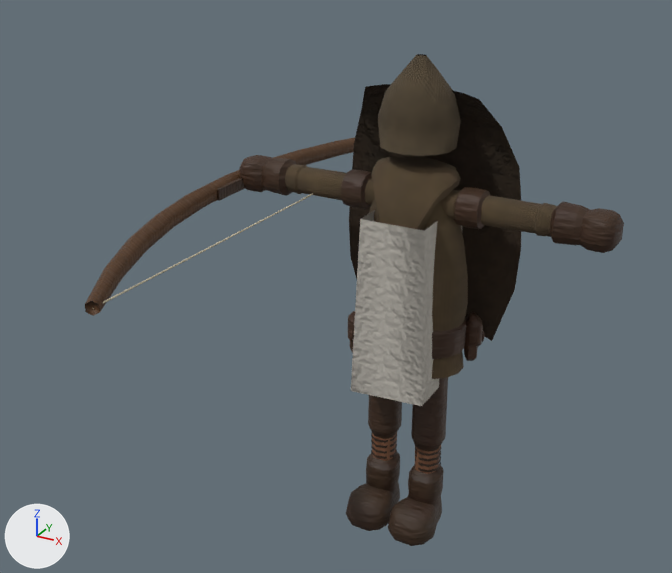
Before and after pictures for a commit that changed the glTF model csharp/Unciv.Godot/Packs/units/models/unit/Longbowman.glb.
Camera for both pictures: a camera (50 mm lens) standing at (0.585, -1.327, 1.099) and looking at (-0.102, -0.079, 0.475). Every picture has the same lights, and +X, +Y and +Z are marked at lower left. The older version comes first. Where no turn or scale is listed for an object, it has been applied to the vertices. Vertices at exactly the same position are counted once.

Names of what the first picture shows: 'Bow', 'Rogue_Cape', 'Warrior'.
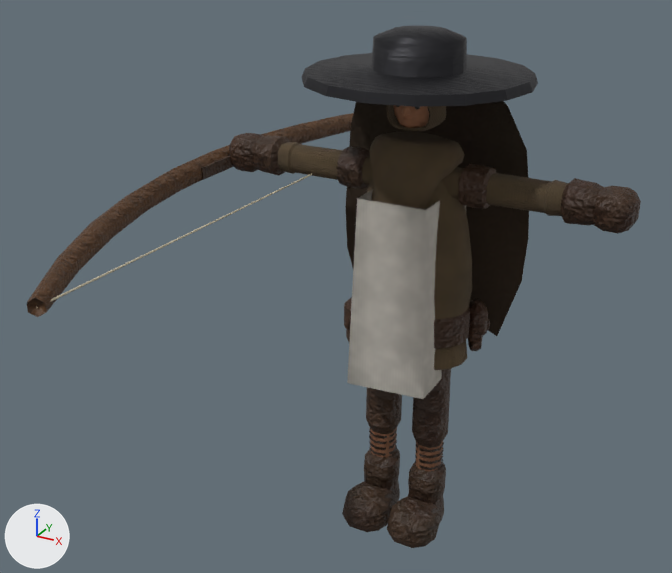
Where the newer file only moved an object's origin or applied its transform, the numbers keep the older frame.

What differs and where, as boxes [x1, y1, x2, y2] in the pictures (672 x 573 px; the box of a moved part takes in the faces that stretch with it):
'Warrior', reshaped, rescaled (7% wider, 6% taller)
    before: [239, 54, 624, 546]
    after: [229, 26, 641, 548]
'Rogue_Cape', moved, rescaled
    before: [349, 84, 521, 341]
    after: [345, 101, 529, 336]
'Bow', reshaped (21% wider, 15% taller)
    before: [85, 138, 355, 316]
    after: [27, 113, 353, 317]
part 1 of me_mesh_skinned, moved or reshaped
    before: [381, 54, 430, 154]
    after: [302, 26, 447, 103]
part 2 of me_mesh_skinned, recoloured
    before: [378, 55, 461, 156]
    after: [307, 28, 538, 107]
part 3 of me_mesh_skinned, recoloured
    before: [378, 55, 461, 156]
    after: [307, 28, 538, 107]
part 4 of me_mesh_bow, moved or reshaped
    before: [85, 138, 355, 316]
    after: [27, 113, 353, 317]
part 5 of me_mesh_bow, moved or reshaped
    before: [217, 178, 245, 201]
    after: [201, 155, 233, 180]
part 6 of me_mesh_bow, moved or reshaped
    before: [92, 193, 313, 309]
    after: [36, 173, 312, 308]

What the commit changed:
Material 'Iron' (mat_iron) is new.
Uses the picture img_image_2.
Uses the picture img_image_3.
me_mesh_skinned is used by ob_warrior; location (0.0, 0.0, -0.014); scale (0.39, 0.39, 0.39).
me_mesh_skinned had 2388 vertices, 4441 faces and spanned x -0.85..0.85, y -0.25..0.33, z 0.04..2.22.
me_mesh_skinned now has 2398 vertices, 4461 faces and spans x -0.85..0.85, y -0.44..0.44, z 0.04..2.2.
Part 1, on me_mesh_skinned:
6 vertices are removed from x -0.07..0.03, y -0.15..0.02, z 1.85..2.22.
43 faces are deleted.
66 vertices move from x -0.17..0.17, y -0.14..0.19, z 1.85..2.22 to x -0.44..0.44, y -0.44..0.44, z 2.01..2.19.
16 vertices are added at x -0.41..0.07, y -0.43..0.0, z 2.01..2.2.
63 new faces join them, mat_iron.
me_mesh_skinned part 2: 97 kept faces spanning x -0.44..0.44, y -0.44..0.44, z 2.01..2.19 get new vertex colours; the middle colour goes from brown #564935 to dark grey #2e2e32.
me_mesh_skinned part 3: 97 faces spanning x -0.44..0.44, y -0.44..0.44, z 2.01..2.19 switch from mat_cloth to mat_iron.
me_mesh_bow is used by ob_bow; location (-0.264, -0.049, 0.607).
Before the commit, vertices of me_mesh_bow: 68 (0.074, 0.5, -0.002), 70 (0.075, 0.5, 0.0), 71 (0.084, 0.0, -0.002) at pixel (303, 199), 72 (0.084, 0.0, 0.002) at pixel (303, 197), 73 (0.074, 0.5, 0.002).
Before the commit, vertices of me_mesh_bow: 74 (0.083, 0.0, 0.0) at pixel (303, 198), 75 (0.072, 0.5, 0.0), 76 (0.075, -0.5, 0.0) at pixel (93, 308), 77 (0.074, -0.5, -0.002) at pixel (92, 309), 78 (0.074, -0.5, 0.002) at pixel (92, 307).
Before the commit, vertices of me_mesh_bow: 79 (0.072, -0.5, 0.0) at pixel (91, 307), 80 (0.074, -0.5, 0.0) at pixel (92, 308), 81 (0.074, 0.5, 0.0).
me_mesh_bow had 90 vertices, 168 faces and spanned x -0.089..0.086, y -0.504..0.504, z -0.018..0.018.
me_mesh_bow now has 90 vertices, 168 faces and spans x -0.12..0.085, y -0.591..0.595, z 0.014..0.056.
me_mesh_bow part 4: the loose piece of 68 vertices spanning x -0.089..0.082, y -0.504..0.504, z -0.018..0.018 is multiplied about its middle by the matrix ((1.176, 0.0, 0.0), (0.0, 1.176, 0.0), (0.0, 0.0, 1.176)), then moved by (-0.016, 0.002, 0.035).
me_mesh_bow part 5: the loose piece of 8 vertices spanning x -0.075..-0.051, y -0.053..0.053, z -0.01..0.01 is scaled about its middle by (1.06, 1.18, 1.06), then moved by (-0.026, 0.002, 0.035).
Part 6, on me_mesh_bow:
Vertices 76 to 80 of me_mesh_bow move by (-0.002, -0.086, 0.035).
Vertices 68, 70, 73, 75, 81 of me_mesh_bow move by (-0.002, 0.09, 0.035).
Vertices 71, 72, 74 of me_mesh_bow move by (-0.001, 0.002, 0.035).
Vertex 69 of me_mesh_bow moves from (0.086, 0.0, 0.0) at pixel (304, 198) to (0.085, 0.002, 0.035) at pixel (304, 178).
Object 'Warrior' (ob_warrior) is rescaled from (0.39, 0.39, 0.39) to (0.413, 0.413, 0.413).
Object 'Rogue_Cape' (ob_rogue_cape) moves from (0.0, 0.0, 0.797) to (0.0, 0.0, 0.832).
Object 'Rogue_Cape' (ob_rogue_cape) is rescaled from (0.331, 0.214, 0.39) to (0.351, 0.227, 0.413).
